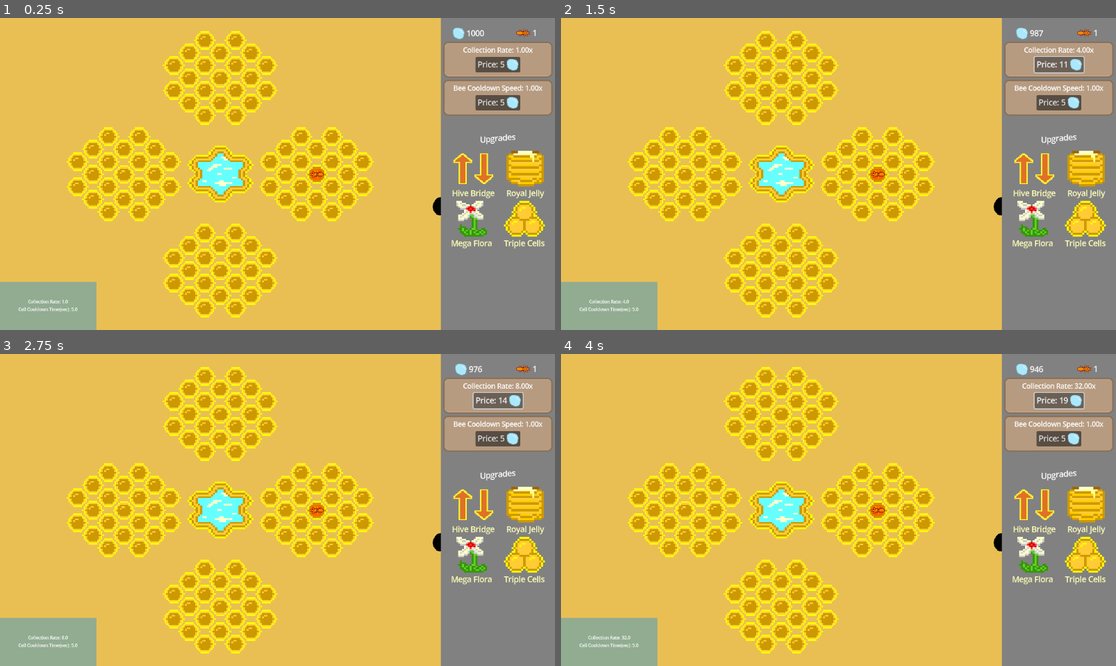
Above: before the commit, frames 1-4 (two rows, left to right).
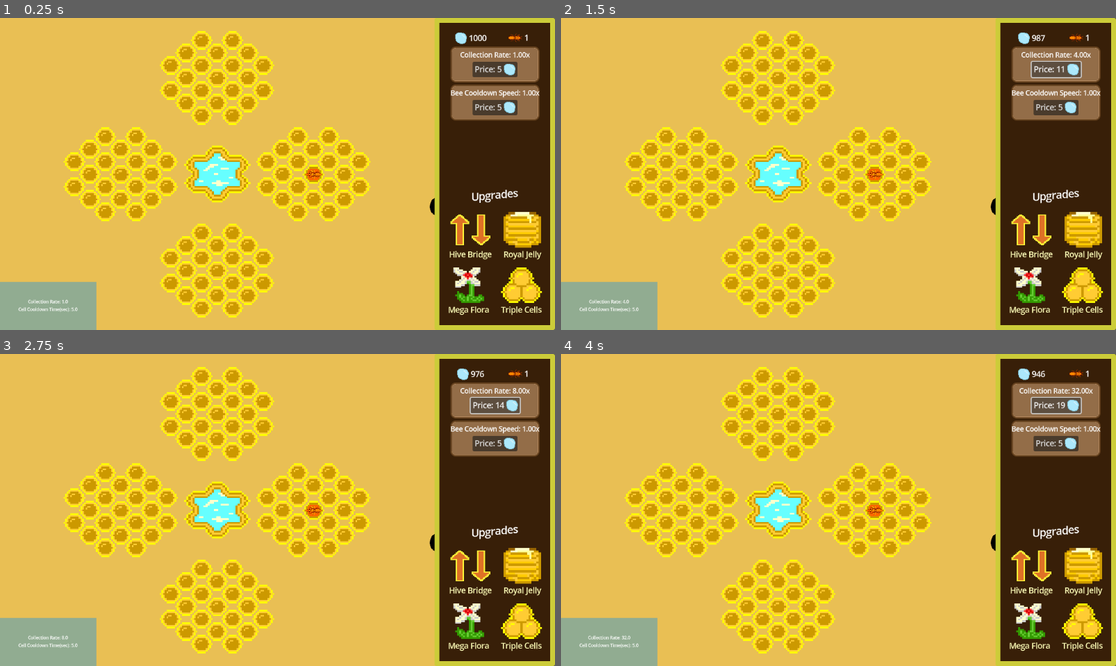
Above: after the commit, the same moments.

Repository: SBSoftwareDev/brainless
Game: Godot game, scene res://src/scenes/game.tscn
Same seed, same stepped clock (60 frames per second), same inputs: the game is played once before the commit and once after it.
Inputs:
- Up to frame 1 (0.25 s): no input
- Up to frame 2 (1.5 s): click "Price: 5" at 0.5 s; click "Price: 8" at 1.25 s
- Up to frame 3 (2.75 s): click "Price: 11" at 2 s
- Up to frame 4 (4 s): click "Price: 14" at 2.75 s; click "Price: 16" at 3.5 s

The runs differ from the first frame. In frame 1, 32% of the frame differs, in the area x 11-100%, y 0-100%; in frame 2, 32%; in frame 3, 32%; in frame 4, 32%.

Commit message:
fixed upgrade ui layout and added panel

Diff:
--- a/src/scenes/control.tscn
+++ b/src/scenes/control.tscn
@@ -1,10 +1,27 @@
-[gd_scene load_steps=10 format=3 uid="uid://by3idyv3mn488"]
-
-[ext_resource type="Script" path="res://src/scripts/control.gd" id="1_gp5ph"]
+[gd_scene load_steps=11 format=3 uid="uid://by3idyv3mn488"]
+
+[ext_resource type="Script" uid="uid://2fy1ymhb4egt" path="res://src/scripts/control.gd" id="1_gp5ph"]
 [ext_resource type="Texture2D" uid="uid://dh722kf4b7uh3" path="res://assets/img/ui/nectar.png" id="2_k1qm1"]
 [ext_resource type="Texture2D" uid="uid://3guvieubuwy8" path="res://assets/img/spritesheet/HiveBridge.png" id="3_210pg"]
 [ext_resource type="PackedScene" uid="uid://cwnf6ld0o4bvt" path="res://src/scenes/price_panel.tscn" id="3_n54qu"]
 [ext_resource type="Texture2D" uid="uid://dlknyeiv5bvmo" path="res://assets/img/spritesheet/Icons_0.3.png" id="4_hy5tx"]
+
+[sub_resource type="StyleBoxFlat" id="StyleBoxFlat_hy5tx"]
+content_margin_left = 0.0
+content_margin_top = 0.0
+content_margin_right = 0.0
+content_margin_bottom = 0.0
+bg_color = Color(0.21960784, 0.12156863, 0.03137255, 1)
+border_width_left = 10
+border_width_top = 10
+border_width_right = 10
+border_width_bottom = 10
+border_color = Color(0.8, 0.8, 0.22352941, 1)
+corner_radius_top_left = 3
+corner_radius_top_right = 3
+corner_radius_bottom_right = 3
+corner_radius_bottom_left = 3
+corner_detail = 5
 
 [sub_resource type="StyleBoxFlat" id="StyleBoxFlat_k1qm1"]
 bg_color = Color(0.9019608, 0.7019608, 0.50980395, 0.5254902)
@@ -40,37 +57,42 @@
 mouse_filter = 1
 script = ExtResource("1_gp5ph")
 
-[node name="ColorRect" type="ColorRect" parent="."]
-layout_mode = 1
-anchors_preset = -1
-anchor_left = 0.7942708
+[node name="Panel" type="Panel" parent="."]
+custom_minimum_size = Vector2(250, 0)
+layout_mode = 1
+anchors_preset = 11
+anchor_left = 1.0
 anchor_right = 1.0
 anchor_bottom = 1.0
 grow_horizontal = 0
 grow_vertical = 2
-color = Color(0.50534403, 0.5053441, 0.50534403, 1)
-metadata/_edit_use_anchors_ = true
-
-[node name="VBoxContainer" type="VBoxContainer" parent="ColorRect"]
-layout_mode = 1
-anchors_preset = 15
-anchor_right = 1.0
-anchor_bottom = 1.0
-grow_horizontal = 2
-grow_vertical = 2
-
-[node name="MarginContainer" type="MarginContainer" parent="ColorRect/VBoxContainer"]
+theme_override_styles/panel = SubResource("StyleBoxFlat_hy5tx")
+
+[node name="VBoxContainer" type="VBoxContainer" parent="Panel"]
+layout_mode = 1
+anchors_preset = 8
+anchor_left = 0.5
+anchor_top = 0.5
+anchor_right = 0.5
+anchor_bottom = 0.5
+offset_left = -97.5
+offset_top = -294.0
+offset_right = 97.5
+offset_bottom = 294.0
+grow_horizontal = 2
+grow_vertical = 2
+
+[node name="MarginContainer" type="MarginContainer" parent="Panel/VBoxContainer"]
 layout_mode = 2
 size_flags_horizontal = 3
-theme_override_constants/margin_top = 20
-
-[node name="HBoxContainer" type="HBoxContainer" parent="ColorRect/VBoxContainer/MarginContainer"]
+
+[node name="HBoxContainer" type="HBoxContainer" parent="Panel/VBoxContainer/MarginContainer"]
 custom_minimum_size = Vector2(0, 25)
 layout_mode = 2
 size_flags_vertical = 0
 alignment = 1
 
-[node name="NectarAmountLabel" type="RichTextLabel" parent="ColorRect/VBoxContainer/MarginContainer/HBoxContainer"]
+[node name="NectarAmountLabel" type="RichTextLabel" parent="Panel/VBoxContainer/MarginContainer/HBoxContainer"]
 unique_name_in_owner = true
 texture_filter = 2
 layout_mode = 2
@@ -81,7 +103,7 @@
 scroll_active = false
 horizontal_alignment = 1
 
-[node name="BeeAmountLabel" type="RichTextLabel" parent="ColorRect/VBoxContainer/MarginContainer/HBoxContainer"]
+[node name="BeeAmountLabel" type="RichTextLabel" parent="Panel/VBoxContainer/MarginContainer/HBoxContainer"]
 unique_name_in_owner = true
 texture_filter = 2
 layout_mode = 2
@@ -92,17 +114,17 @@
 scroll_active = false
 horizontal_alignment = 1
 
-[node name="RateUpgradePanel" type="MarginContainer" parent="ColorRect/VBoxContainer"]
+[node name="RateUpgradePanel" type="MarginContainer" parent="Panel/VBoxContainer"]
 layout_mode = 2
 theme_override_constants/margin_left = 5
 theme_override_constants/margin_right = 5
 
-[node name="Panel" type="Panel" parent="ColorRect/VBoxContainer/RateUpgradePanel"]
+[node name="Panel" type="Panel" parent="Panel/VBoxContainer/RateUpgradePanel"]
 custom_minimum_size = Vector2(0, 75)
 layout_mode = 2
 theme_override_styles/panel = SubResource("StyleBoxFlat_k1qm1")
 
-[node name="VBoxContainer" type="VBoxContainer" parent="ColorRect/VBoxContainer/RateUpgradePanel/Panel"]
+[node name="VBoxContainer" type="VBoxContainer" parent="Panel/VBoxContainer/RateUpgradePanel/Panel"]
 layout_mode = 1
 anchors_preset = 8
 anchor_left = 0.5
@@ -116,13 +138,13 @@
 grow_horizontal = 2
 grow_vertical = 2
 
-[node name="Label" type="Label" parent="ColorRect/VBoxContainer/RateUpgradePanel/Panel/VBoxContainer"]
+[node name="Label" type="Label" parent="Panel/VBoxContainer/RateUpgradePanel/Panel/VBoxContainer"]
 layout_mode = 2
 size_flags_horizontal = 4
 theme_override_font_sizes/font_size = 14
 text = "Collection Rate: 1.00x"
 
-[node name="RateUpgradeButton" type="Button" parent="ColorRect/VBoxContainer/RateUpgradePanel/Panel/VBoxContainer"]
+[node name="RateUpgradeButton" type="Button" parent="Panel/VBoxContainer/RateUpgradePanel/Panel/VBoxContainer"]
 layout_mode = 2
 size_flags_horizontal = 4
 size_flags_vertical = 4
@@ -130,17 +152,17 @@
 icon = ExtResource("2_k1qm1")
 icon_alignment = 2
 
-[node name="CellCooldownUpgradePanel2" type="MarginContainer" parent="ColorRect/VBoxContainer"]
+[node name="CellCooldownUpgradePanel2" type="MarginContainer" parent="Panel/VBoxContainer"]
 layout_mode = 2
 theme_override_constants/margin_left = 5
 theme_override_constants/margin_right = 5
 
-[node name="Panel" type="Panel" parent="ColorRect/VBoxContainer/CellCooldownUpgradePanel2"]
+[node name="Panel" type="Panel" parent="Panel/VBoxContainer/CellCooldownUpgradePanel2"]
 custom_minimum_size = Vector2(0, 75)
 layout_mode = 2
 theme_override_styles/panel = SubResource("StyleBoxFlat_k1qm1")
 
-[node name="VBoxContainer" type="VBoxContainer" parent="ColorRect/VBoxContainer/CellCooldownUpgradePanel2/Panel"]
+[node name="VBoxContainer" type="VBoxContainer" parent="Panel/VBoxContainer/CellCooldownUpgradePanel2/Panel"]
 layout_mode = 1
 anchors_preset = 8
 anchor_left = 0.5
@@ -154,13 +176,13 @@
 grow_horizontal = 2
 grow_vertical = 2
 
-[node name="Label" type="Label" parent="ColorRect/VBoxContainer/CellCooldownUpgradePanel2/Panel/VBoxContainer"]
+[node name="Label" type="Label" parent="Panel/VBoxContainer/CellCooldownUpgradePanel2/Panel/VBoxContainer"]
 layout_mode = 2
 size_flags_horizontal = 4
 theme_override_font_sizes/font_size = 14
 text = "Bee Cooldown Speed: 1.00x"
 
-[node name="CellUpgradeButton" type="Button" parent="ColorRect/VBoxContainer/CellCooldownUpgradePanel2/Panel/VBoxContainer"]
+[node name="CellUpgradeButton" type="Button" parent="Panel/VBoxContainer/CellCooldownUpgradePanel2/Panel/VBoxContainer"]
 layout_mode = 2
 size_flags_horizontal = 4
 size_flags_vertical = 4
@@ -168,102 +190,97 @@
 icon = ExtResource("2_k1qm1")
 icon_alignment = 2
 
-[node name="MarginContainer2" type="MarginContainer" parent="ColorRect/VBoxContainer"]
-layout_mode = 2
-size_flags_vertical = 3
-theme_override_constants/margin_top = 25
-
-[node name="VBoxContainer" type="VBoxContainer" parent="ColorRect/VBoxContainer/MarginContainer2"]
-layout_mode = 2
-
-[node name="RichTextLabel" type="RichTextLabel" parent="ColorRect/VBoxContainer/MarginContainer2/VBoxContainer"]
+[node name="MarginContainer2" type="MarginContainer" parent="Panel/VBoxContainer"]
+layout_mode = 2
+size_flags_horizontal = 4
+size_flags_vertical = 10
+
+[node name="VBoxContainer" type="VBoxContainer" parent="Panel/VBoxContainer/MarginContainer2"]
+layout_mode = 2
+theme_override_constants/separation = 15
+alignment = 2
+
+[node name="RichTextLabel" type="RichTextLabel" parent="Panel/VBoxContainer/MarginContainer2/VBoxContainer"]
 custom_minimum_size = Vector2(0, 40)
 layout_mode = 2
+theme_override_font_sizes/normal_font_size = 21
 bbcode_enabled = true
 text = "[wave amp=50.0 freq=5.0 connected=1]Upgrades[/wave]"
 fit_content = true
 horizontal_alignment = 1
 vertical_alignment = 1
 
-[node name="HBoxContainer" type="HBoxContainer" parent="ColorRect/VBoxContainer/MarginContainer2/VBoxContainer"]
+[node name="HBoxContainer" type="HBoxContainer" parent="Panel/VBoxContainer/MarginContainer2/VBoxContainer"]
 custom_minimum_size = Vector2(0, 100)
 layout_mode = 2
 theme_override_constants/separation = 24
 alignment = 1
 
-[node name="VBoxContainer" type="VBoxContainer" parent="ColorRect/VBoxContainer/MarginContainer2/VBoxContainer/HBoxContainer"]
-layout_mode = 2
-
-[node name="TextureRect" type="TextureRect" parent="ColorRect/VBoxContainer/MarginContainer2/VBoxContainer/HBoxContainer/VBoxContainer"]
+[node name="VBoxContainer" type="VBoxContainer" parent="Panel/VBoxContainer/MarginContainer2/VBoxContainer/HBoxContainer"]
+layout_mode = 2
+
+[node name="TextureRect" type="TextureRect" parent="Panel/VBoxContainer/MarginContainer2/VBoxContainer/HBoxContainer/VBoxContainer"]
 custom_minimum_size = Vector2(64, 64)
 layout_mode = 2
 size_flags_vertical = 3
 texture = ExtResource("3_210pg")
 
-[node name="Label" type="Label" parent="ColorRect/VBoxContainer/MarginContainer2/VBoxContainer/HBoxContainer/VBoxContainer"]
+[node name="Label" type="Label" parent="Panel/VBoxContainer/MarginContainer2/VBoxContainer/HBoxContainer/VBoxContainer"]
 layout_mode = 2
 theme_override_colors/font_color = Color(1, 1, 0.7294118, 1)
 text = "Hive Bridge"
 
-[node name="VBoxContainer2" type="VBoxContainer" parent="ColorRect/VBoxContainer/MarginContainer2/VBoxContainer/HBoxContainer"]
-layout_mode = 2
-
-[node name="TextureRect" type="TextureRect" parent="ColorRect/VBoxContainer/MarginContainer2/VBoxContainer/HBoxContainer/VBoxContainer2"]
+[node name="VBoxContainer2" type="VBoxContainer" parent="Panel/VBoxContainer/MarginContainer2/VBoxContainer/HBoxContainer"]
+layout_mode = 2
+
+[node name="TextureRect" type="TextureRect" parent="Panel/VBoxContainer/MarginContainer2/VBoxContainer/HBoxContainer/VBoxContainer2"]
 custom_minimum_size = Vector2(64, 64)
 layout_mode = 2
 size_flags_vertical = 3
 texture = SubResource("AtlasTexture_d3vkj")
 
-[node name="Label" type="Label" parent="ColorRect/VBoxContainer/MarginContainer2/VBoxContainer/HBoxContainer/VBoxContainer2"]
+[node name="Label" type="Label" parent="Panel/VBoxContainer/MarginContainer2/VBoxContainer/HBoxContainer/VBoxContainer2"]
 layout_mode = 2
 theme_override_colors/font_color = Color(1, 1, 0.7294118, 1)
 text = "Royal Jelly"
 
-[node name="HBoxContainer3" type="HBoxContainer" parent="ColorRect/VBoxContainer/MarginContainer2/VBoxContainer"]
+[node name="HBoxContainer3" type="HBoxContainer" parent="Panel/VBoxContainer/MarginContainer2/VBoxContainer"]
 custom_minimum_size = Vector2(0, 100)
 layout_mode = 2
 theme_override_constants/separation = 24
 alignment = 1
 
-[node name="VBoxContainer" type="VBoxContainer" parent="ColorRect/VBoxContainer/MarginContainer2/VBoxContainer/HBoxContainer3"]
-layout_mode = 2
-
-[node name="TextureRect" type="TextureRect" parent="ColorRect/VBoxContainer/MarginContainer2/VBoxContainer/HBoxContainer3/VBoxContainer"]
+[node name="VBoxContainer" type="VBoxContainer" parent="Panel/VBoxContainer/MarginContainer2/VBoxContainer/HBoxContainer3"]
+layout_mode = 2
+
+[node name="TextureRect" type="TextureRect" parent="Panel/VBoxContainer/MarginContainer2/VBoxContainer/HBoxContainer3/VBoxContainer"]
 custom_minimum_size = Vector2(64, 64)
 layout_mode = 2
 size_flags_horizontal = 4
 size_flags_vertical = 3
 texture = SubResource("AtlasTexture_0rqde")
 
-[node name="Label" type="Label" parent="ColorRect/VBoxContainer/MarginContainer2/VBoxContainer/HBoxContainer3/VBoxContainer"]
+[node name="Label" type="Label" parent="Panel/VBoxContainer/MarginContainer2/VBoxContainer/HBoxContainer3/VBoxContainer"]
 layout_mode = 2
 theme_override_colors/font_color = Color(1, 1, 0.7294118, 1)
 text = "Mega Flora"
 
-[node name="VBoxContainer2" type="VBoxContainer" parent="ColorRect/VBoxContainer/MarginContainer2/VBoxContainer/HBoxContainer3"]
-layout_mode = 2
-
-[node name="TextureRect" type="TextureRect" parent="ColorRect/VBoxContainer/MarginContainer2/VBoxContainer/HBoxContainer3/VBoxContainer2"]
+[node name="VBoxContainer2" type="VBoxContainer" parent="Panel/VBoxContainer/MarginContainer2/VBoxContainer/HBoxContainer3"]
+layout_mode = 2
+
+[node name="TextureRect" type="TextureRect" parent="Panel/VBoxContainer/MarginContainer2/VBoxContainer/HBoxContainer3/VBoxContainer2"]
 custom_minimum_size = Vector2(64, 64)
 layout_mode = 2
 size_flags_vertical = 3
 texture = SubResource("AtlasTexture_dmqt0")
 
-[node name="Label" type="Label" parent="ColorRect/VBoxContainer/MarginContainer2/VBoxContainer/HBoxContainer3/VBoxContainer2"]
+[node name="Label" type="Label" parent="Panel/VBoxContainer/MarginContainer2/VBoxContainer/HBoxContainer3/VBoxContainer2"]
 layout_mode = 2
 theme_override_colors/font_color = Color(1, 1, 0.7294118, 1)
 text = "Triple Cells"
 
-[node name="HBoxContainer2" type="HBoxContainer" parent="ColorRect/VBoxContainer/MarginContainer2/VBoxContainer"]
-custom_minimum_size = Vector2(0, 100)
-layout_mode = 2
-
-[node name="MarginContainer3" type="MarginContainer" parent="ColorRect/VBoxContainer"]
-layout_mode = 2
-size_flags_vertical = 3
-
 [node name="PricePanel" parent="." instance=ExtResource("3_n54qu")]
 layout_mode = 1
 
-[connection signal="pressed" from="ColorRect/VBoxContainer/RateUpgradePanel/Panel/VBoxContainer/RateUpgradeButton" to="." method="_on_rate_upgrade_button_pressed"]
-[connection signal="pressed" from="ColorRect/VBoxContainer/CellCooldownUpgradePanel2/Panel/VBoxContainer/CellUpgradeButton" to="." method="_on_cell_upgrade_button_pressed"]
+[connection signal="pressed" from="Panel/VBoxContainer/RateUpgradePanel/Panel/VBoxContainer/RateUpgradeButton" to="." method="_on_rate_upgrade_button_pressed"]
+[connection signal="pressed" from="Panel/VBoxContainer/CellCooldownUpgradePanel2/Panel/VBoxContainer/CellUpgradeButton" to="." method="_on_cell_upgrade_button_pressed"]
--- a/src/scripts/control.gd
+++ b/src/scripts/control.gd
@@ -6,10 +6,10 @@
 @onready var nectar_amount_label: RichTextLabel = %NectarAmountLabel
 @onready var bee_amount_label: RichTextLabel = %BeeAmountLabel
 @onready var price_panel: Control = $PricePanel
-@onready var cell_cooldown_label: Label = $ColorRect/VBoxContainer/CellCooldownUpgradePanel2/Panel/VBoxContainer/Label
-@onready var rate_upgrade_label: Label = $ColorRect/VBoxContainer/RateUpgradePanel/Panel/VBoxContainer/Label
-@onready var rate_upgrade_button: Button = $ColorRect/VBoxContainer/RateUpgradePanel/Panel/VBoxContainer/RateUpgradeButton
-@onready var cell_upgrade_button: Button = $ColorRect/VBoxContainer/CellCooldownUpgradePanel2/Panel/VBoxContainer/CellUpgradeButton
+@onready var cell_cooldown_label: Label = $Panel/VBoxContainer/CellCooldownUpgradePanel2/Panel/VBoxContainer/Label
+@onready var rate_upgrade_label: Label = $Panel/VBoxContainer/RateUpgradePanel/Panel/VBoxContainer/Label
+@onready var rate_upgrade_button: Button = $Panel/VBoxContainer/RateUpgradePanel/Panel/VBoxContainer/RateUpgradeButton
+@onready var cell_upgrade_button: Button = $Panel/VBoxContainer/CellCooldownUpgradePanel2/Panel/VBoxContainer/CellUpgradeButton
 
 
 func _ready() -> void:
